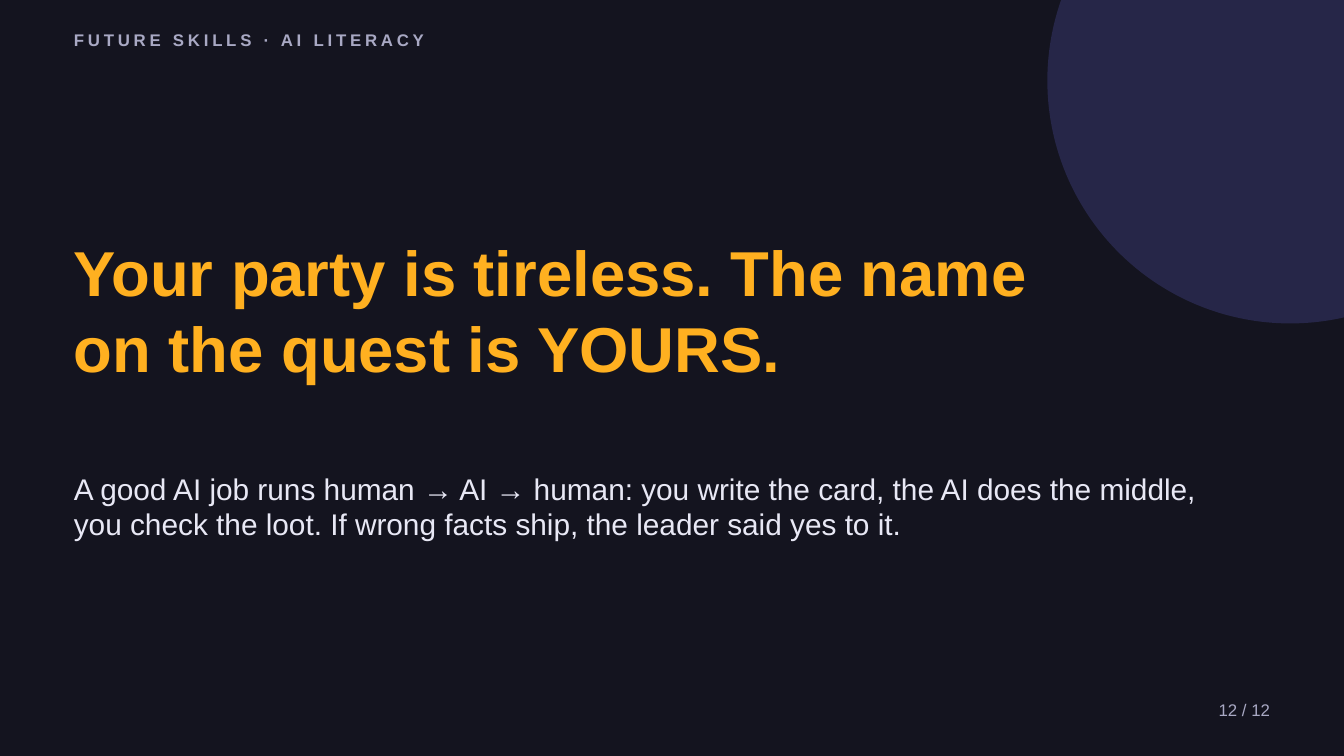
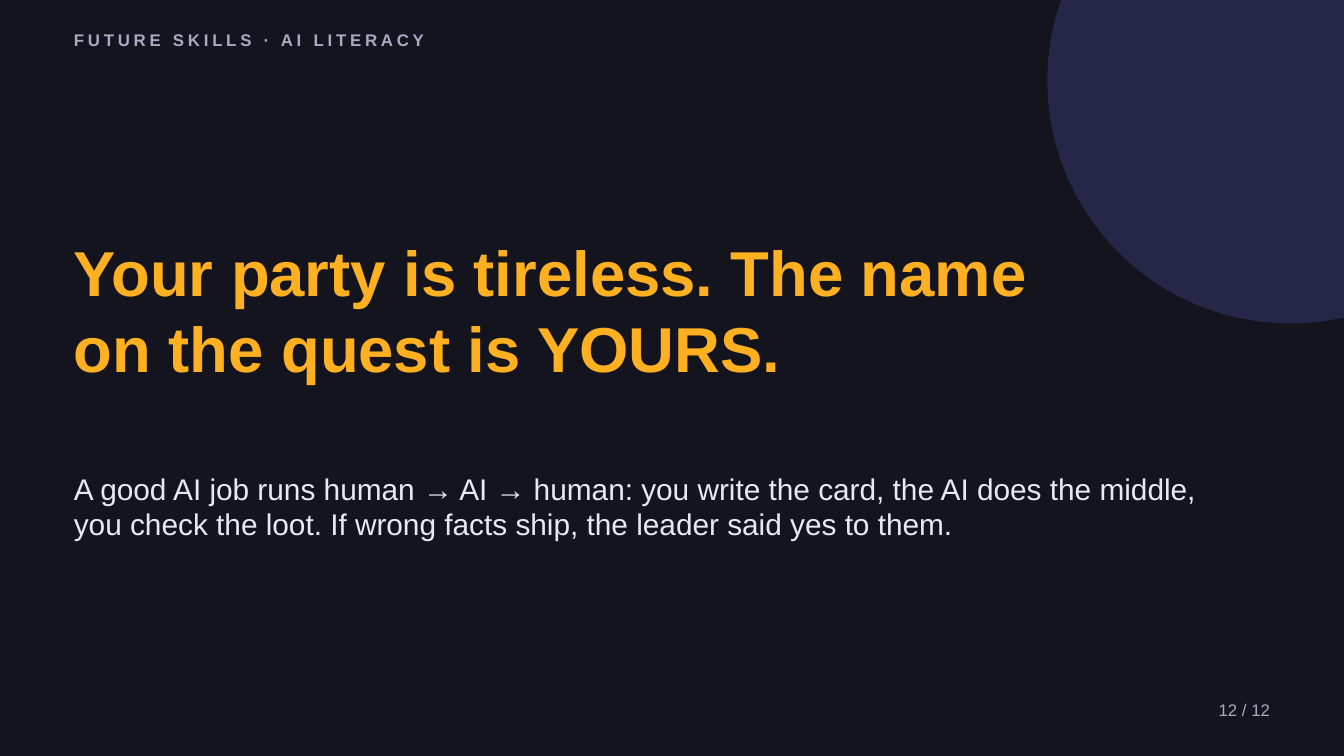
Before and after one commit to phiunit/tptphi, a slide deck: slide 12 of products/ai-agent-intern/dist/Lead Your AI Squad - Slides.pptx. Drawn at 1344x756 pixels with LibreOffice and Linux fonts; fonts in the diff are those of the drawing. Boxes give left, top, right and bottom in pixels: in the first picture for what was removed or moved away, otherwise in the second. Text is boxed around its words. In the diff, an @@ line names an element or a change of style, - is before the commit and + after.

```diff
--- a/products/ai-agent-intern/dist/Lead Your AI Squad - Slides.pptx
+++ b/products/ai-agent-intern/dist/Lead Your AI Squad - Slides.pptx
@@ text at (74,478,1196,541): text changed @@
-A good AI job runs human → AI → human: you write the card, the AI does the middle, you check the loot. If wrong facts ship, the leader said yes to it.
+A good AI job runs human → AI → human: you write the card, the AI does the middle, you check the loot. If wrong facts ship, the leader said yes to them.
```
Also in this commit, not shown: 9 other slides changed, 32 other files.
